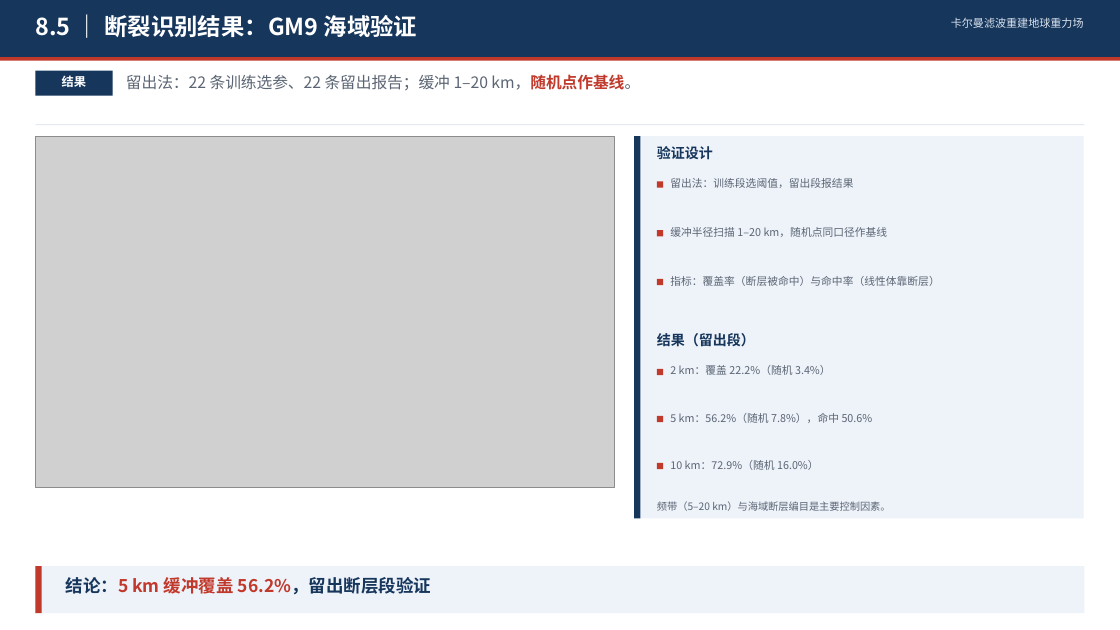
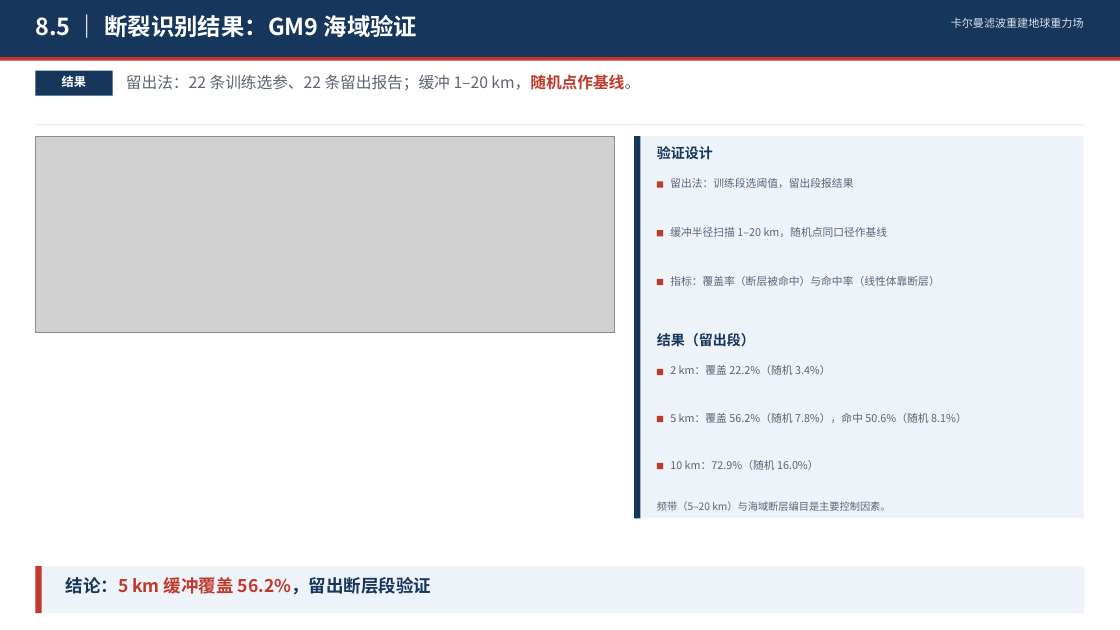
Before and after one commit to shuyunkai/kalman_gravity, a slide deck: slide 18 of ppt/卡尔曼滤波重建地球重力场_含研究内容.pptx. Drawn at 1120x630 pixels with LibreOffice and Linux fonts; fonts in the diff are those of the drawing; grey boxes stand for pictures. Boxes give left, top, right and bottom in pixels: in the first picture for what was removed or moved away, otherwise in the second. Text is boxed around its words. In the diff, an @@ line names an element or a change of style, - is before the commit and + after.

Commit message:
feat: 补断层/反演常用验证, 清理过程性文字
- 断层: 覆盖率/命中率-缓冲半径双曲线 + 随机基线
- 反演: 分频柱状 + 反演-真值 hexbin + 分频表 + GMRT 交叉
- 8.3 去掉必须写明口径/国际通用等表述, 改为结论
- 汇报稿 20 页

```diff
--- a/ppt/卡尔曼滤波重建地球重力场_含研究内容.pptx
+++ b/ppt/卡尔曼滤波重建地球重力场_含研究内容.pptx
@@ picture: place and size @@
-picture at (35,136,615,487)
+picture at (35,136,615,333)
@@ text at (670,413,967,423): text changed @@
-5 km：56.2%（随机 7.8%），命中 50.6%
+5 km：覆盖 56.2%（随机 7.8%），命中 50.6%（随机 8.1%）
```
Also in this commit, not shown: 2 other slides changed, 4 other files.
